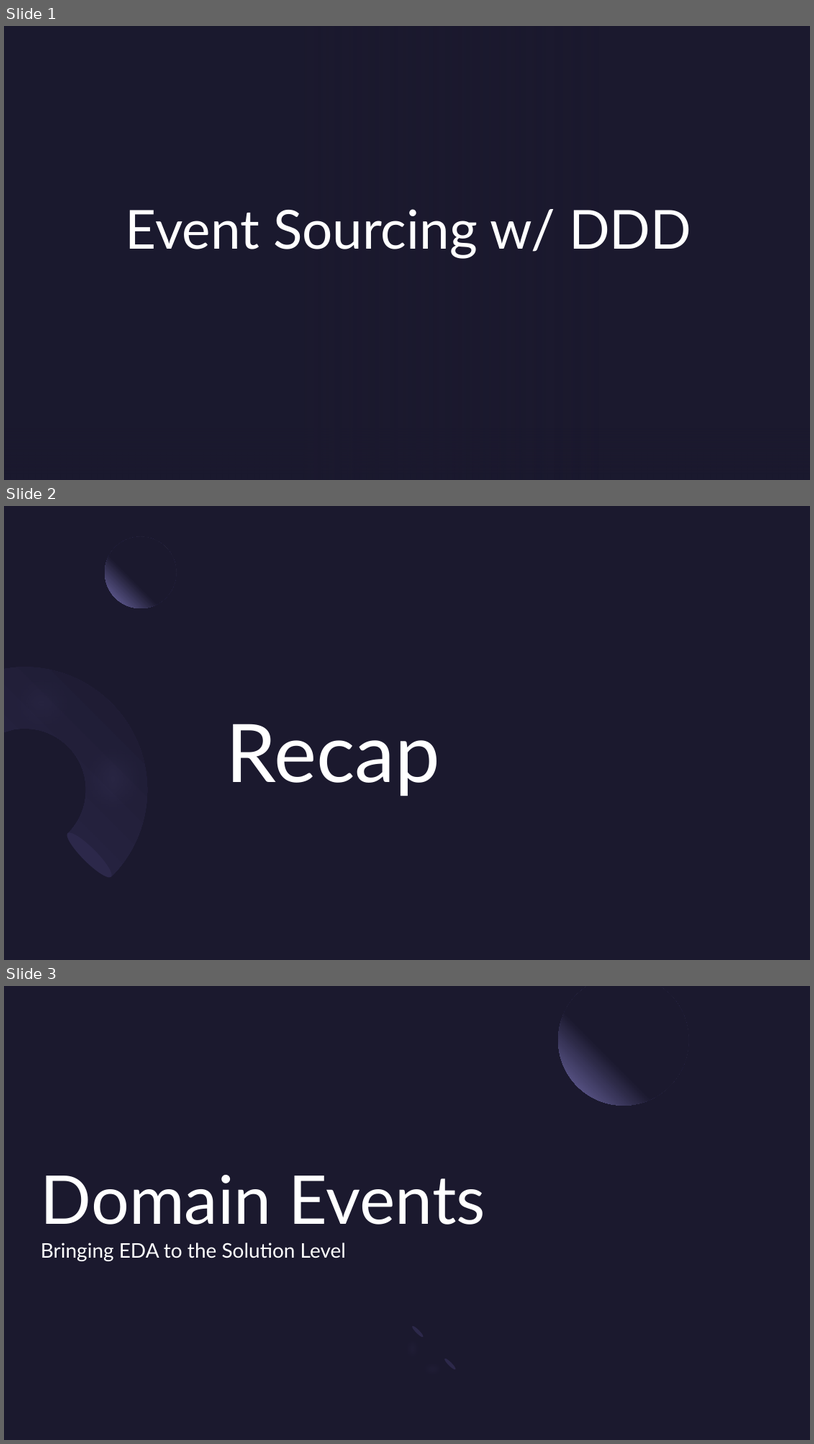
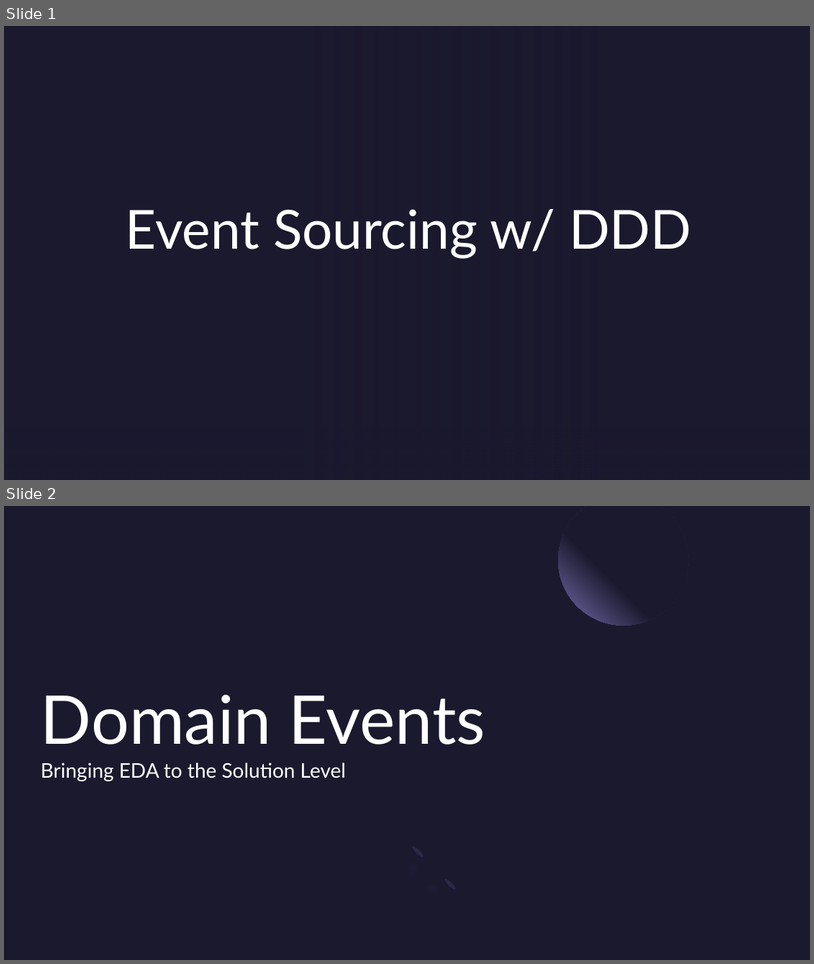
Before and after one commit to reyno120/event-sourcing-in-azure, a slide deck: DDD & Event Sourcing.pptx. Shown one above the other, each under a label of ours: slides 1, 2 and 3 before the commit, slides 1 and 2 after it. The pictures are 814x1444 and 814x964 pixels, drawn with LibreOffice and Linux fonts; fonts in the diff are those of the drawing; background and template pictures are left out. Boxes give left, top, right and bottom in pixels: in the first picture for what was removed or moved away, otherwise in the second. Text is boxed around its words. In the diff, an @@ line names an element or a change of style, - is before the commit and + after.

Commit message:
Updating Presentation

```diff
--- a/DDD & Event Sourcing.pptx
+++ b/DDD & Event Sourcing.pptx
@@ slide 2 removed at <box>4,506,810,960</box>, background #1B192E @@
@@ rectangle removed at <box>4,506,810,960</box> @@
@@ ellipse removed at <box>105,537,176,608</box> @@
@@ freeform shape removed at <box>4,632,198,877</box> @@
@@ freeform shape removed at <box>4,628,203,888</box> @@
@@ title removed at <box>226,723,440,796</box> @@
-Recap
@@ ellipse removed at <box>62,829,116,882</box> @@
@@ what was slide 3 is now slide 2 @@
```
Also in this commit, not shown: 2 other files.
